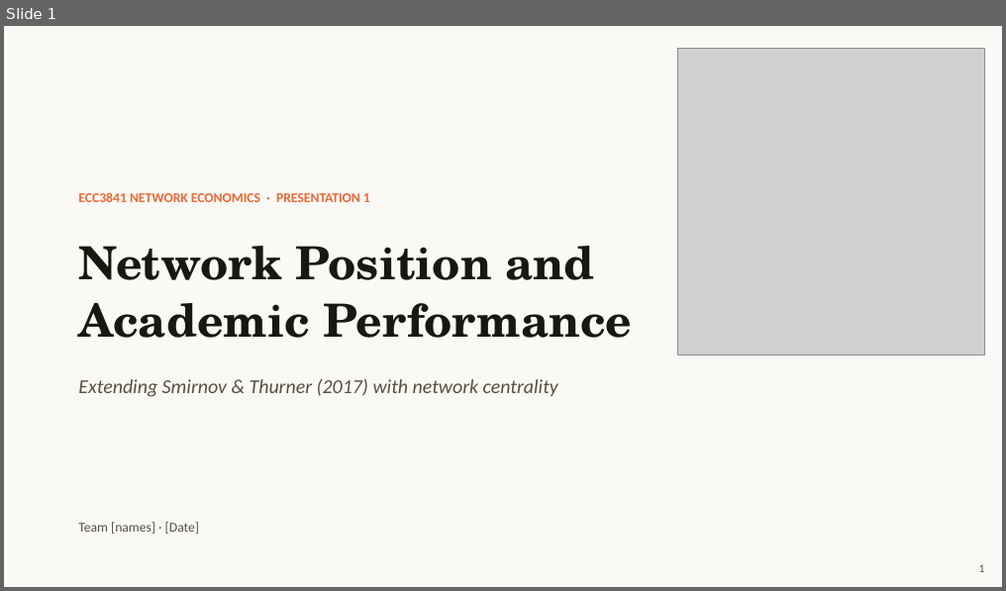
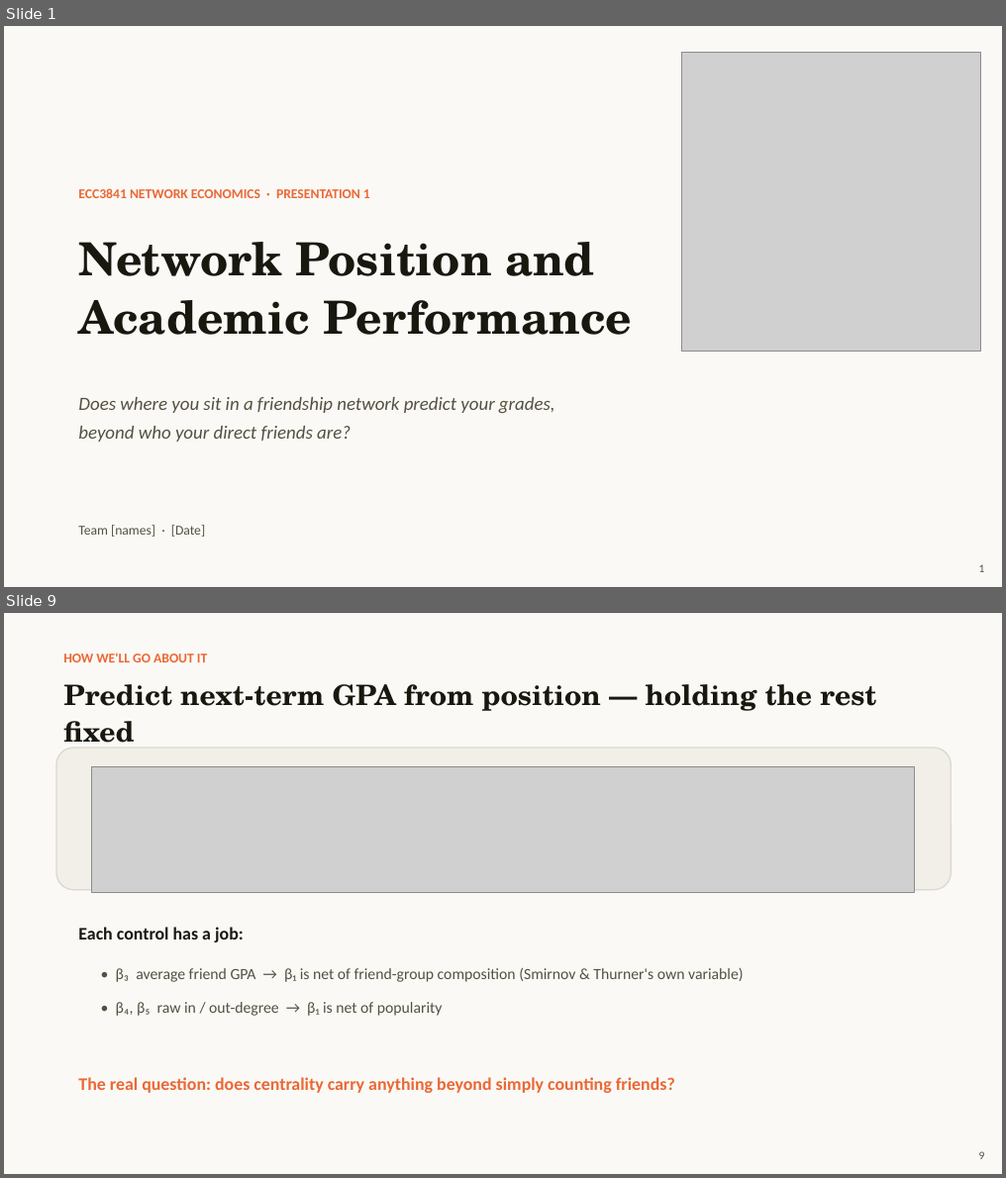
Before and after one commit to TingyingHuang/ECC3841-network-position-and-academic-performance, a slide deck: slides/Presentation1.pptx. Shown one above the other, each under a label of ours: slide 1 before the commit, slides 1 and 9 after it; the slides between them are not shown. The pictures are 1006x591 and 1006x1178 pixels, drawn with LibreOffice and Linux fonts; fonts in the diff are those of the drawing; grey boxes stand for pictures. Boxes give left, top, right and bottom in pixels: in the first picture for what was removed or moved away, otherwise in the second. Text is boxed around its words. In the diff, an @@ line names an element or a change of style, - is before the commit and + after.

```diff
--- a/slides/Presentation1.pptx
+++ b/slides/Presentation1.pptx
@@ slide 9 added at [4, 613, 1002, 1174], background #FFFFFF @@
@@ rectangle added at [4, 613, 1002, 1174], fill #FAF9F6 @@
@@ text added at [63, 653, 207, 663], 13 pt, text #EB6834, bold @@
+HOW WE'LL GO ABOUT IT
@@ text added at [63, 684, 876, 752], 27 pt, text #19180F, bold @@
+Predict next-term GPA from position — holding the rest fixed
@@ rounded rectangle added at [56, 748, 951, 890], fill #F1EFE8, outline #DDD8CD 1.25 pt @@
@@ picture added at [91, 766, 915, 892] @@
@@ text added at [78, 927, 244, 943], 17 pt, text #19180F, bold @@
+Each control has a job:
@@ text added at [116, 967, 744, 1016], 15 pt, text #55503F @@
+• β₃ average friend GPA → β₁ is net of friend-group composition (Smirnov & Thurner's own variable)
+• β₄, β₅ raw in / out-degree → β₁ is net of popularity
@@ text added at [78, 1077, 675, 1093], 17 pt, text #EB6834, bold @@
+The real question: does centrality carry anything beyond simply counting friends?
@@ text added at [979, 1152, 985, 1159], 11 pt, text #55503F @@
+9
@@ slide 1 changed as well @@
@@ picture: place and size @@
-picture at [678, 49, 985, 356]
+picture at [681, 52, 981, 352]
@@ text "ECC3841 NETWORK ECONOMICS · PRESENTATION ...": place and size @@
-text "ECC3841 NETWORK ECONOMICS · PRESENTATION ..." at [78, 192, 370, 202]
+text "ECC3841 NETWORK ECONOMICS · PRESENTATION ..." at [78, 188, 370, 198]
@@ text "Network Position and": place and size @@
-text "Network Position and" at [78, 246, 632, 338]
+text "Network Position and" at [78, 242, 632, 335]
@@ text at [78, 397, 555, 442]: text changed; size 19 to 18 pt @@
-Extending Smirnov & Thurner (2017) with network centrality
+Does where you sit in a friendship network predict your grades,
+beyond who your direct friends are?
@@ text "Team [names] · [Date]" rewrapped from [78, 522, 199, 534] to [78, 525, 205, 537] @@
```
Also in this commit, not shown: 3 other slides changed, 7 other slides added, 5 slides removed, 9 other files.
